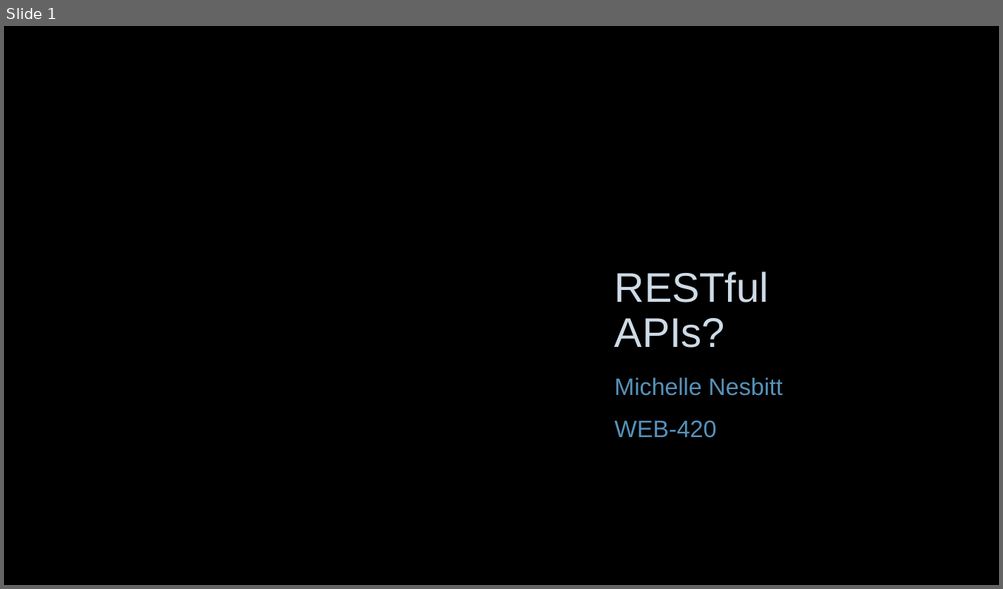
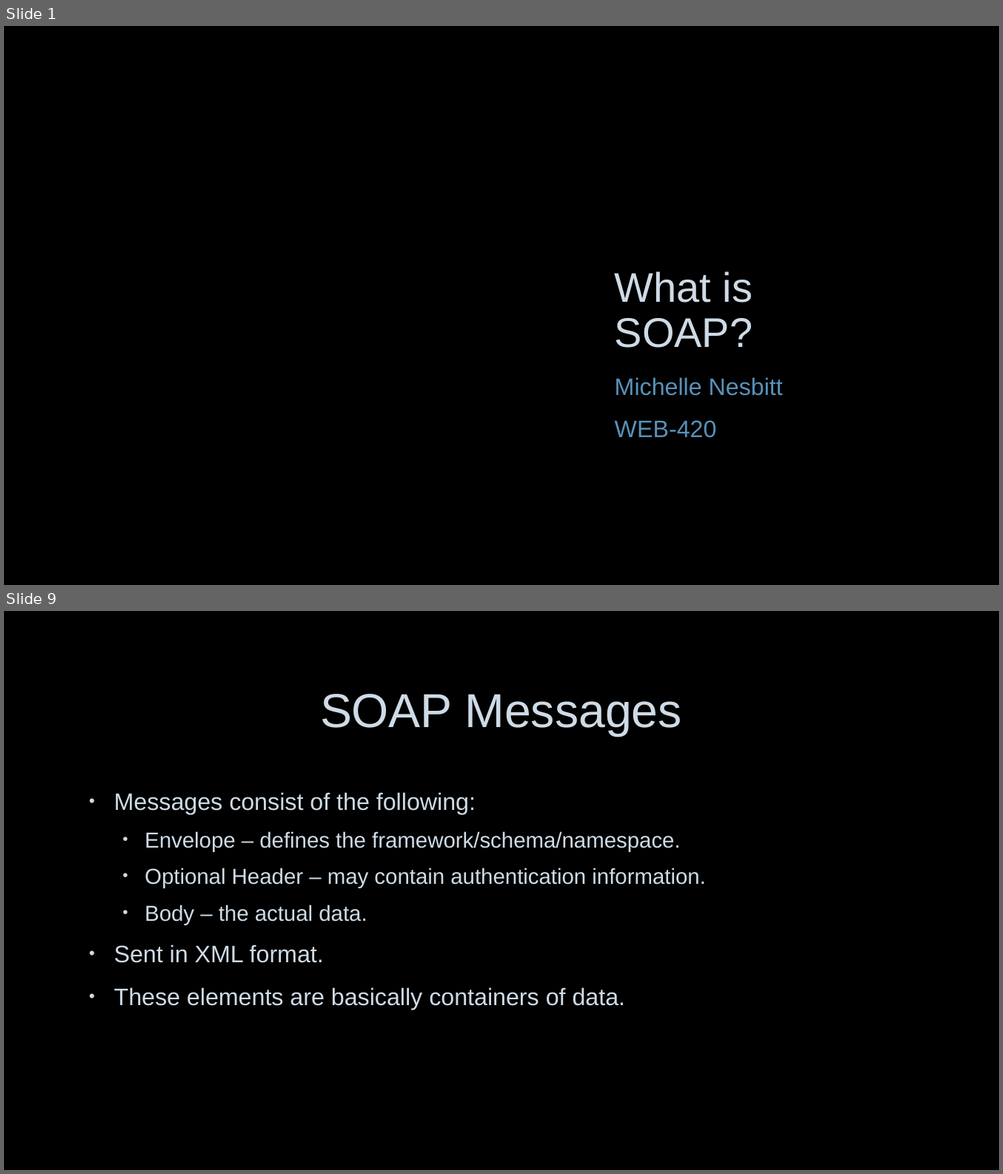
Before and after one commit to nerdommicro/WEB-420, a slide deck: week3/nesbitt-week3.pptx. Shown one above the other, each under a label of ours: slide 1 before the commit, slides 1 and 9 after it; the slides between them are not shown. The pictures are 1003x589 and 1003x1174 pixels, drawn with LibreOffice and Linux fonts; fonts in the diff are those of the drawing; background and template pictures are left out. Boxes give left, top, right and bottom in pixels: in the first picture for what was removed or moved away, otherwise in the second. Text is boxed around its words. In the diff, an @@ line names an element or a change of style, - is before the commit and + after.

```diff
--- a/week3/nesbitt-week3.pptx
+++ b/week3/nesbitt-week3.pptx
@@ slide 9 added at (4, 611, 999, 1170), background picture (left out) @@
@@ title added at (320, 694, 681, 736), 46 pt, text #CEDBE6 @@
+SOAP Messages
@@ text added at (114, 792, 706, 1010), 21 pt, text #CEDBE6 @@
+• Messages consist of the following:
+  • Envelope – defines the framework/schema/namespace.
+  • Optional Header – may contain authentication information.
+  • Body – the actual data.
+• Sent in XML format.
+• These elements are basically containers of data.
@@ slide 1 changed as well @@
@@ title at (614, 272, 753, 348): text changed @@
-RESTful APIs?
+What is SOAP?
```
Also in this commit, not shown: 7 other slides changed, 2 other slides added, 2 slides removed.
